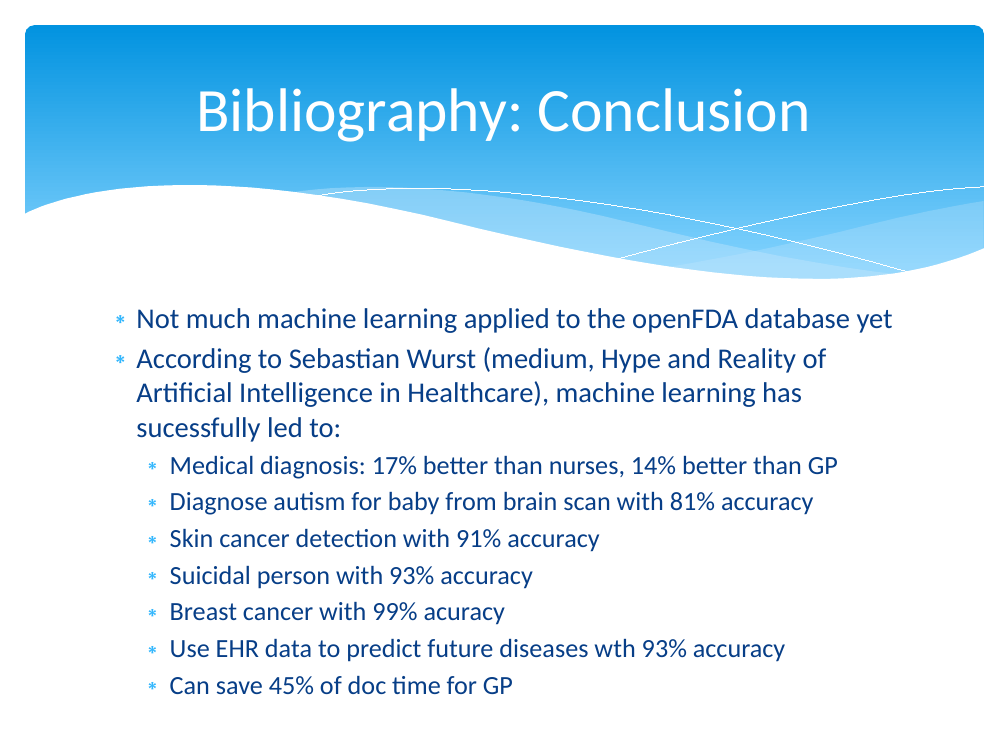
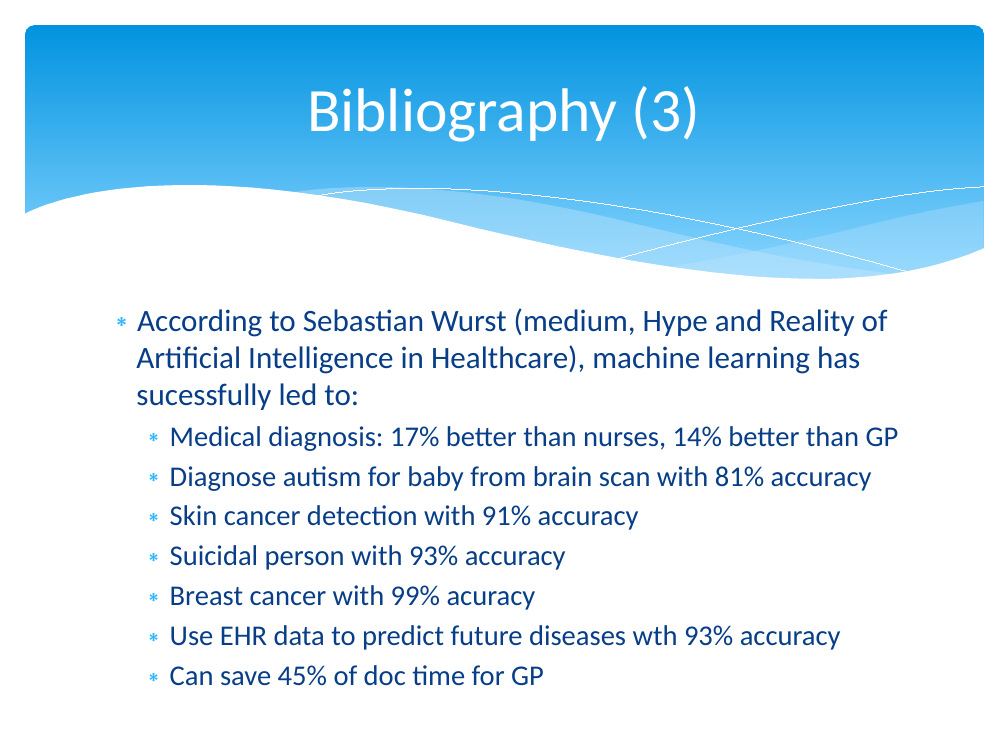
Before and after one commit to agendrin/myProject, a slide deck: slide 37 of 2018_09_10_Presentation.pptx (slide 36 before the commit). Drawn at 1008x756 pixels with LibreOffice and Linux fonts; fonts in the diff are those of the drawing. Boxes give left, top, right and bottom in pixels: in the first picture for what was removed or moved away, otherwise in the second. Text is boxed around its words. In the diff, an @@ line names an element or a change of style, - is before the commit and + after.

```diff
--- a/2018_09_10_Presentation.pptx
+++ b/2018_09_10_Presentation.pptx
@@ title at (307, 86, 701, 142): text changed @@
-Bibliography: Conclusion
+Bibliography (3)
@@ text "According to Sebastian Wurst (medium, ..." at (136, 308, 899, 686): size 20.4 to 22.2 pt in "According to Sebastian Wurst (medium, Hype and ..."; size 18.7 to 20.4 pt in "Medical diagnosis: 17% better than nurses, 14% ...", "Diagnose autism for baby from brain scan ...", "Skin cancer detection with 91% accuracy", "Suicidal person with 93% accuracy" and 3 more places @@
@@ text at (136, 308, 893, 333): paragraph removed @@
-∗ Not much machine learning applied to the openFDA database yet
```
Also in this commit, not shown: 6 other slides changed, 1 slide added.
